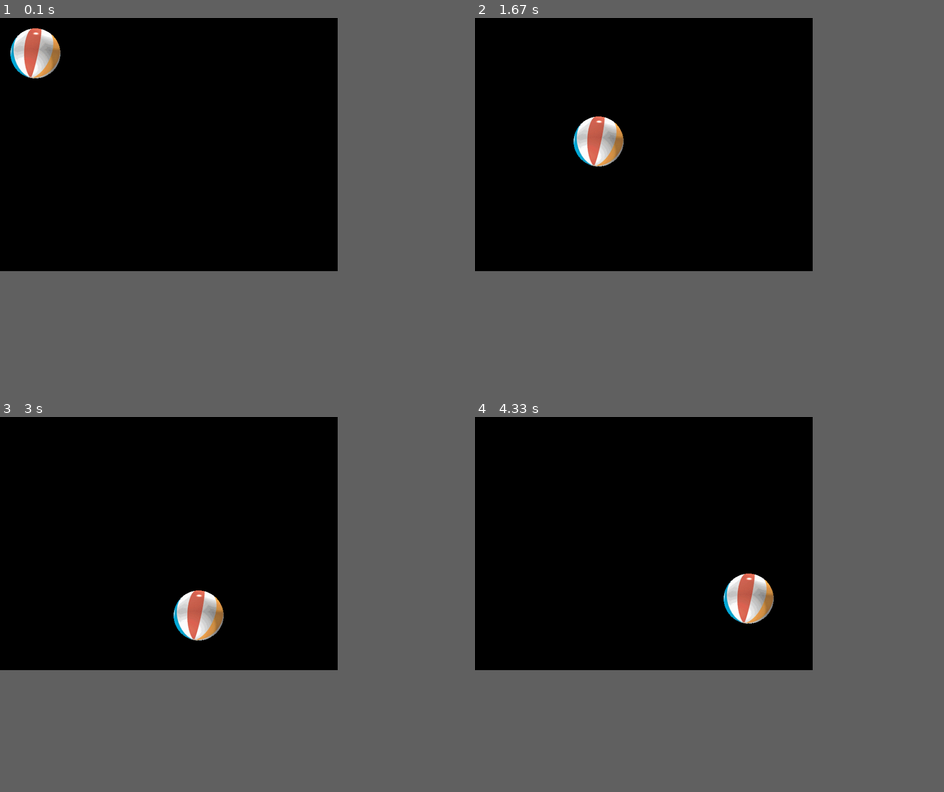
Above: before the commit, frames 1-4 (two rows, left to right).
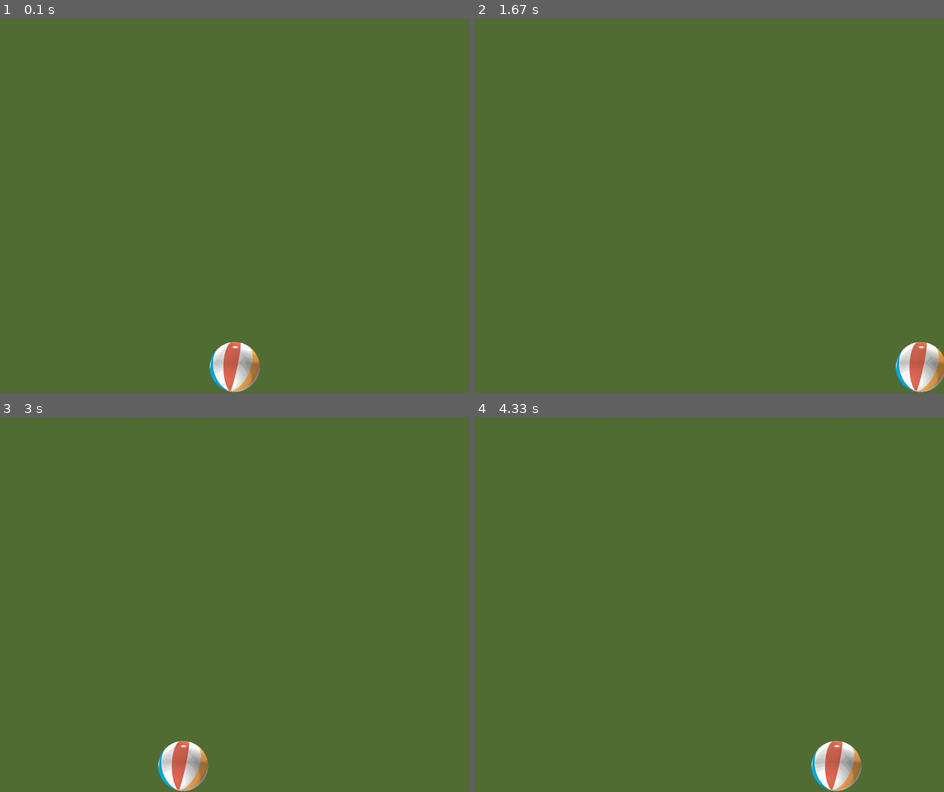
Above: after the commit, the same moments.

Repository: paigen11/pygame
Game: pygame game, started from game.py
Two runs of this game, one before a commit and one after it. Both use one fixed random seed, a clock stepped at 60 frames per second and the inputs below. The source is Python 2; it was converted automatically to run under Python 3.
Inputs:
- Up to frame 1 (0.1 s): no input
- Up to frame 2 (1.67 s): hold Right 0.33-0.8 s; hold Right 1.17-1.63 s
- Up to frame 3 (3 s): hold Left 1.67-2.2 s; hold Left 2.57-2.97 s
- Up to frame 4 (4.33 s): hold Right 3.4-4.03 s
In our replay, the window is 648x486 before the commit and 900x720 after it. These sizes can differ from the game's own. Grey fills any space a smaller window leaves; there, only what the larger window draws over its background counts as a difference.

The runs differ from the first frame. In frame 1, 50% of the frame differs, in the area x 0-72%, y 0-100%; in frame 2, 50%; in frame 3, 50%; in frame 4, 50%.

Commit message:
Create a hero and stop it from going off the screen

Diff:
--- a/game.py
+++ b/game.py
@@ -1,26 +1,21 @@
-import sys #we will need sys so the user can quit
+
 import pygame #duh
+from hero import Hero #bring in the hero class with all its methods and glory
+from settings import Settings
+import game_functions as gf
 
 #set up the main core function
 def run_game():
-	pygame.init()
-	size = width, height = 720,540
-	speed = [2, 2]
-	black = 0, 0, 0
-	screen = pygame.display.set_mode(size)
-	ball = pygame.image.load("ball.gif")
-	ballrect = ball.get_rect()
-	print ballrect
-	while 1:
-		for event in pygame.event.get():
-			if event.type == pygame.QUIT: sys.exit()
-		ballrect = ballrect.move(speed)
-		if ballrect.left < 0 or ballrect.right > width:
-			speed[0] = -speed[0]
-		if ballrect.top < 0 or ballrect.bottom > height:
-			speed[1] = -speed[1]
-		screen.fill(black)
-		screen.blit(ball, ballrect)
-		pygame.display.flip()
+	pygame.init() # initialize all the pygame modules
+	game_settings = Settings() #create an instance of settings class
+	screen = pygame.display.set_mode(game_settings.screen_size) #set the screen size with set_mode
+	pygame.display.set_caption("Monster Attack") #set the message on the status bar
+	hero = Hero(screen) # set a variable equal to the class and pass it the screen
+
+	while 1: #run this loop forever...
+		gf.check_events(hero) #call gf (aliased from game_functions module) and get the check_events
+		hero.update() #update the hero flags
+		gf.update_screen(game_settings, screen, hero) # call the update_screen method
+
 
 run_game() #start the game
--- /dev/null
+++ b/game_functions.py
@@ -0,0 +1,31 @@
+# we will put all main game functions here
+import sys
+import pygame
+
+def check_events(hero):
+	for event in pygame.event.get(): #run through all pygame events
+		if event.type == pygame.QUIT: #if the event is the quit event...
+			sys.exit() #quit
+		elif event.type == pygame.KEYDOWN: #the user pushed a key and it's down
+			if event.key == pygame.K_RIGHT: #the user pressed right
+				hero.moving_right = True #set the flag
+			elif event.key == pygame.K_LEFT:
+				hero.moving_left = True #set the flag
+			elif event.key == pygame.K_UP:
+				hero.moving_up = True #set the flag
+			elif event.key == pygame.K_DOWN:
+				hero.moving_down = True #set the flag
+		elif event.type == pygame.KEYUP: #user let go of a key
+			if event.key == pygame.K_RIGHT: #specifically the right arrow
+				hero.moving_right = False
+			elif event.key == pygame.K_LEFT:
+				hero.moving_left = False
+			elif event.key == pygame.K_UP:
+				hero.moving_up = False
+			elif event.key == pygame.K_DOWN:
+				hero.moving_down = False
+
+def update_screen(settings, screen, hero):
+	screen.fill(settings.bg_color) #fill the background with our green
+	hero.draw_me() #call the draw method and put the hero on our screen
+	pygame.display.flip()
--- /dev/null
+++ b/hero.py
@@ -0,0 +1,32 @@
+import pygame # duh
+
+class Hero(object):
+	def __init__(self, screen):
+		self.screen = screen #give the hero the ability to control the screen
+
+		# Load the hero image, get it's rect
+		self.image = pygame.image.load('ball.gif')
+		self.rect = self.image.get_rect() #pygame gives us get_rect on any object so we can get some dimensions and location
+		self.screen_rect = screen.get_rect() #assign a var so the hero class knows how
+
+		self.rect.centerx = self.screen_rect.centerx #this will put the middle of the hero in the middle of our screen
+		self.rect.bottom = self.screen_rect.bottom #this will put our hero "bottom" at the bottom of the screen
+
+		self.moving_right = False #set up movement booleans
+		self.moving_left = False
+		self.moving_up = False
+		self.moving_down = False
+
+	# add update to the hero class to keep all the hero updates in our hero class
+	def update(self):
+		if self.moving_right and self.rect.right < self.screen_rect.right:
+			self.rect.centerx += 10 #move the hero to the right
+		elif self.moving_left and self.rect.left > self.screen_rect.left:
+			self.rect.centerx -= 10 #move the hero to the left
+		elif self.moving_up and self.rect.up < self.screen_rect.up:
+			self.rect.centery -= 10 #move the hero up
+		elif self.moving_down and self.rect.down > self.screen_rect.down:
+			self.rect.centery += 10 #move the hero down
+
+	def draw_me(self):
+		self.screen.blit(source = self.image, dest = self.rect) #draw the surface... (the image, the where)
--- /dev/null
+++ b/settings.py
@@ -0,0 +1,6 @@
+import pygame
+
+class Settings():
+	def __init__(self):
+		self.screen_size = (1000,800)
+		self.bg_color = (82,111,53)
Binary file added: images/hero.png
Binary file added: images/masktoy.png
Binary file added: images/monster1.png
Binary file added: images/tyrannosaurus_rex.png
Not shown, added: game_functions.pyc
Not shown, added: hero.pyc
Not shown, added: settings.pyc
